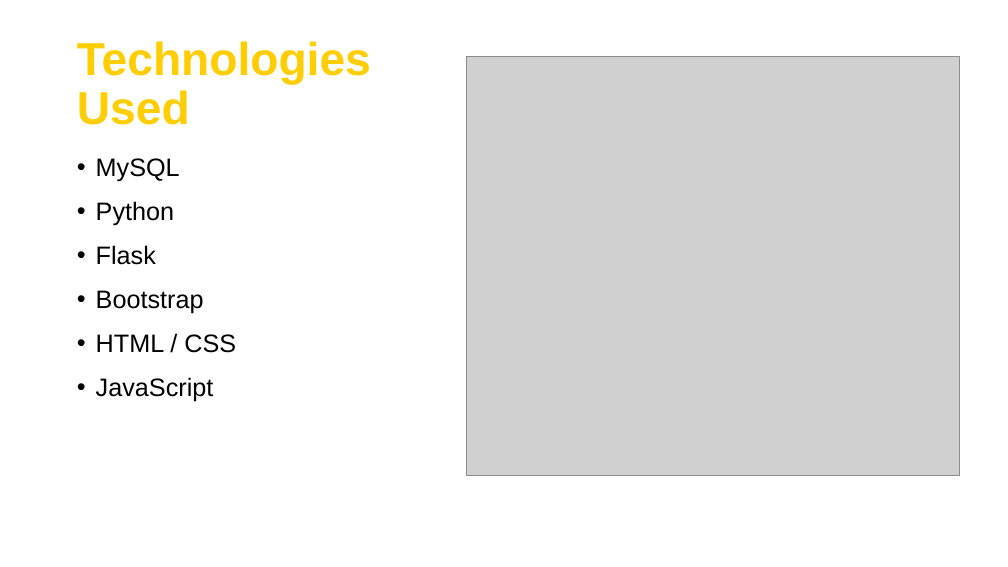
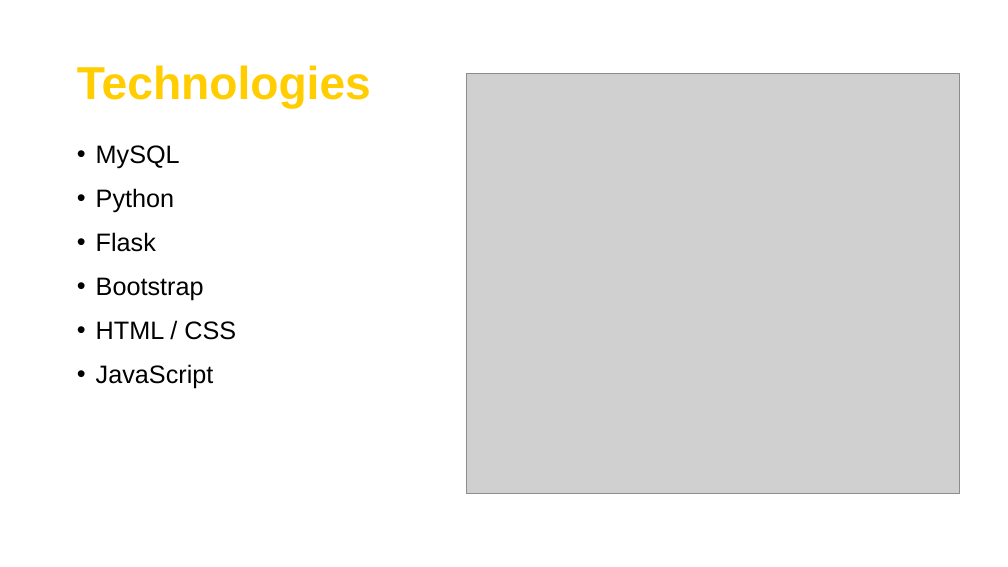
Before and after one commit to psmietanaa/HawkAir, a slide deck: slide 2 of documents/Project Presentation.pptx. Drawn at 1008x567 pixels with LibreOffice and Linux fonts; fonts in the diff are those of the drawing; grey boxes stand for pictures; background and template pictures are left out. Boxes give left, top, right and bottom in pixels: in the first picture for what was removed or moved away, otherwise in the second. Text is boxed around its words. In the diff, an @@ line names an element or a change of style, - is before the commit and + after.

```diff
--- a/documents/Project Presentation.pptx
+++ b/documents/Project Presentation.pptx
@@ title at box(77, 65, 371, 109): text changed @@
-Technologies
-Used
+Technologies
@@ picture: place and size @@
-picture at box(467, 56, 960, 476)
+picture at box(467, 74, 960, 494)
@@ text "MySQL": place and size @@
-text "MySQL" at box(96, 158, 236, 402)
+text "MySQL" at box(96, 145, 236, 389)
```
Also in this commit, not shown: 5 other files.
